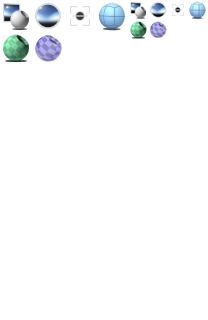
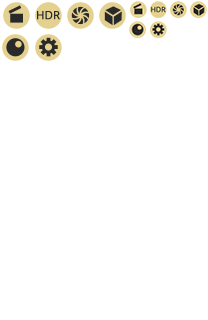
Revision of a layered (208, 320) image; what changed, layer by layer:
renamed "iconBuilder_material_64 copy" to "32 copy", painted on it over [129, 1, 207, 39]
removed layer "iconBuilder_Shoot_Backplate_32 copy" over [130, 1, 146, 19]
removed layer "iconBuilder_PrimQuadball_32 copy" over [189, 1, 206, 19]
removed layer "iconBuilder_Shoot_Focus_32 copy" over [172, 4, 184, 16]
removed layer "iconBuilder_Shoot_Environment_32 copy" over [150, 1, 167, 19]
removed layer "progressive copy" over [150, 21, 167, 38]
renamed "iconBuilder_material_64" to "32", painted on it over [2, 2, 126, 62]
removed layer "iconBuilder_Shoot_Backplate_32" over [3, 2, 29, 30]
removed layer "iconBuilder_PrimQuadball_32" over [98, 2, 126, 31]
removed layer "iconBuilder_Shoot_Focus_32" over [70, 6, 90, 26]
removed layer "iconBuilder_Shoot_Environment_32" over [35, 2, 62, 29]
removed layer "progressive" over [35, 35, 62, 62]
